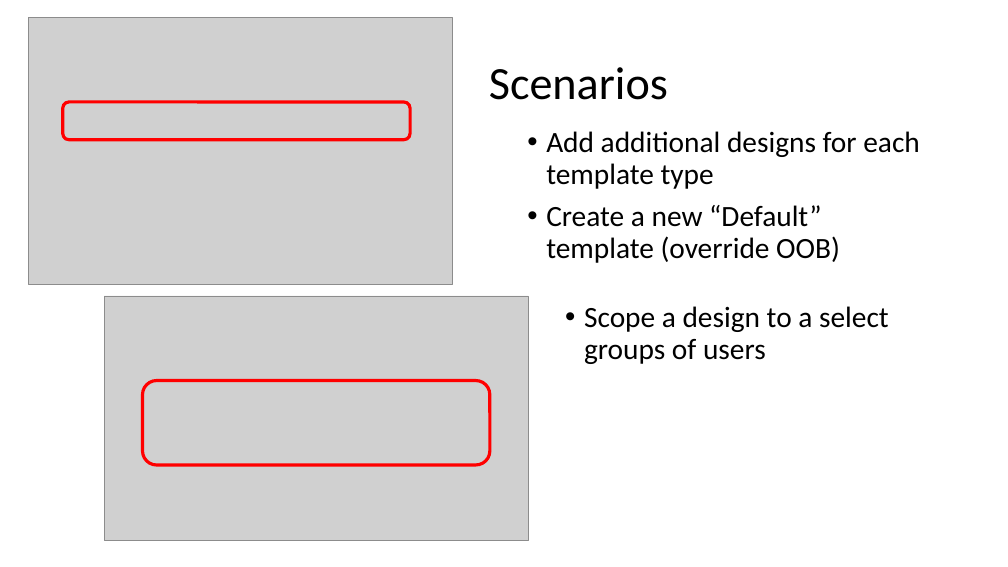
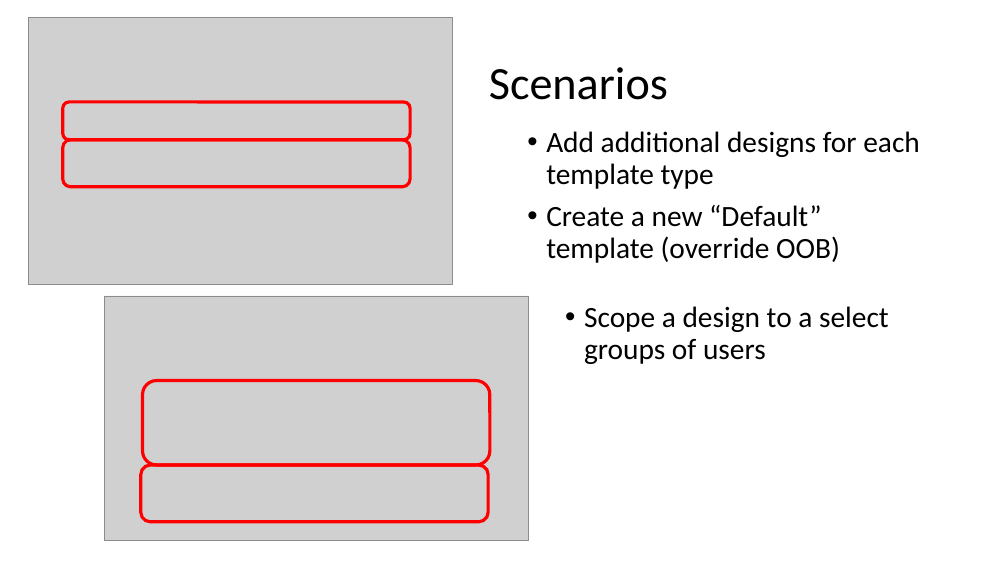
Before and after one commit to HiltonGiesenow/MSCommunityDay, a slide deck: slide 21 of 2018/Site Creation/Slides/Improved Site Creation, Governance & Self Service.pptx. Drawn at 1008x567 pixels with LibreOffice and Linux fonts; fonts in the diff are those of the drawing; grey boxes stand for pictures. Boxes give left, top, right and bottom in pixels: in the first picture for what was removed or moved away, otherwise in the second. Text is boxed around its words. In the diff, an @@ line names an element or a change of style, - is before the commit and + after.

```diff
--- a/2018/Site Creation/Slides/Improved Site Creation, Governance & Self Service.pptx
+++ b/2018/Site Creation/Slides/Improved Site Creation, Governance & Self Service.pptx
@@ rounded rectangle added at <box>63,140,410,187</box>, outline #FF0000 3 pt @@
@@ rounded rectangle added at <box>141,465,488,522</box>, outline #FF0000 3 pt @@
```
Also in this commit, not shown: 7 other slides changed, 3 other files.
